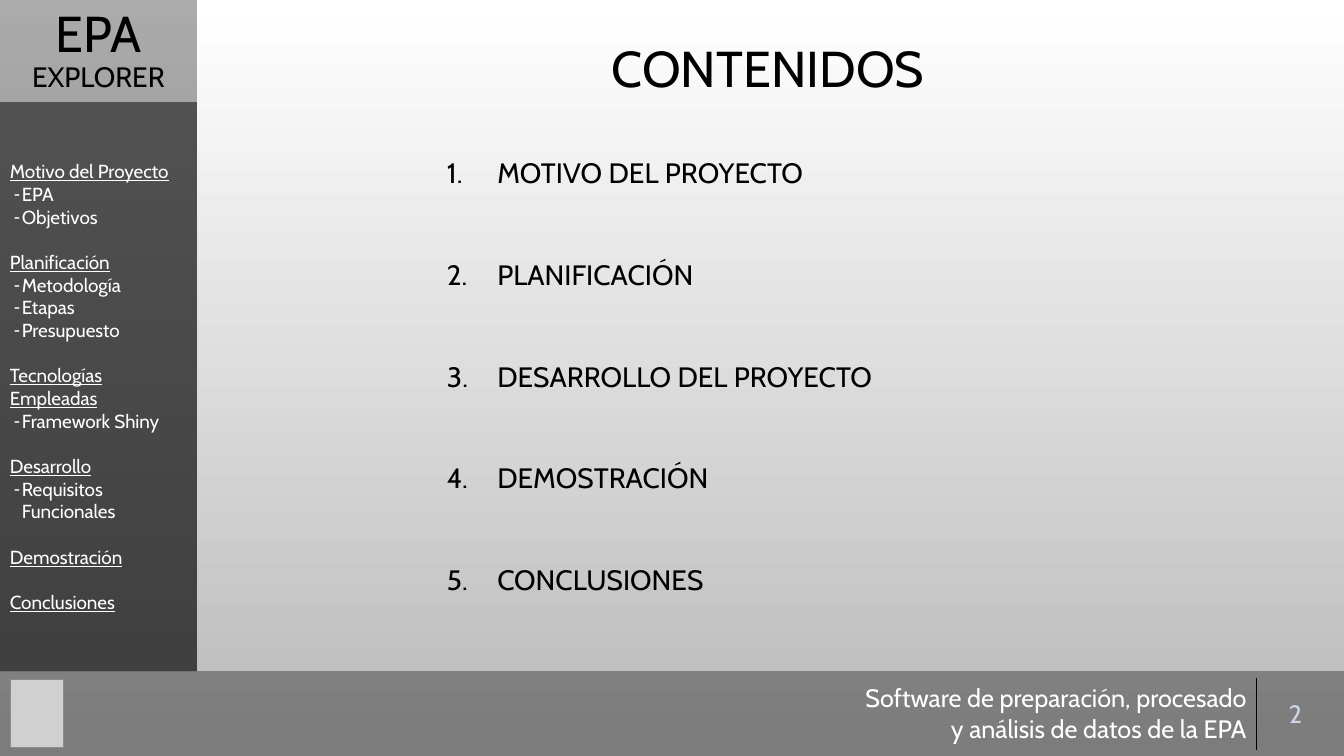
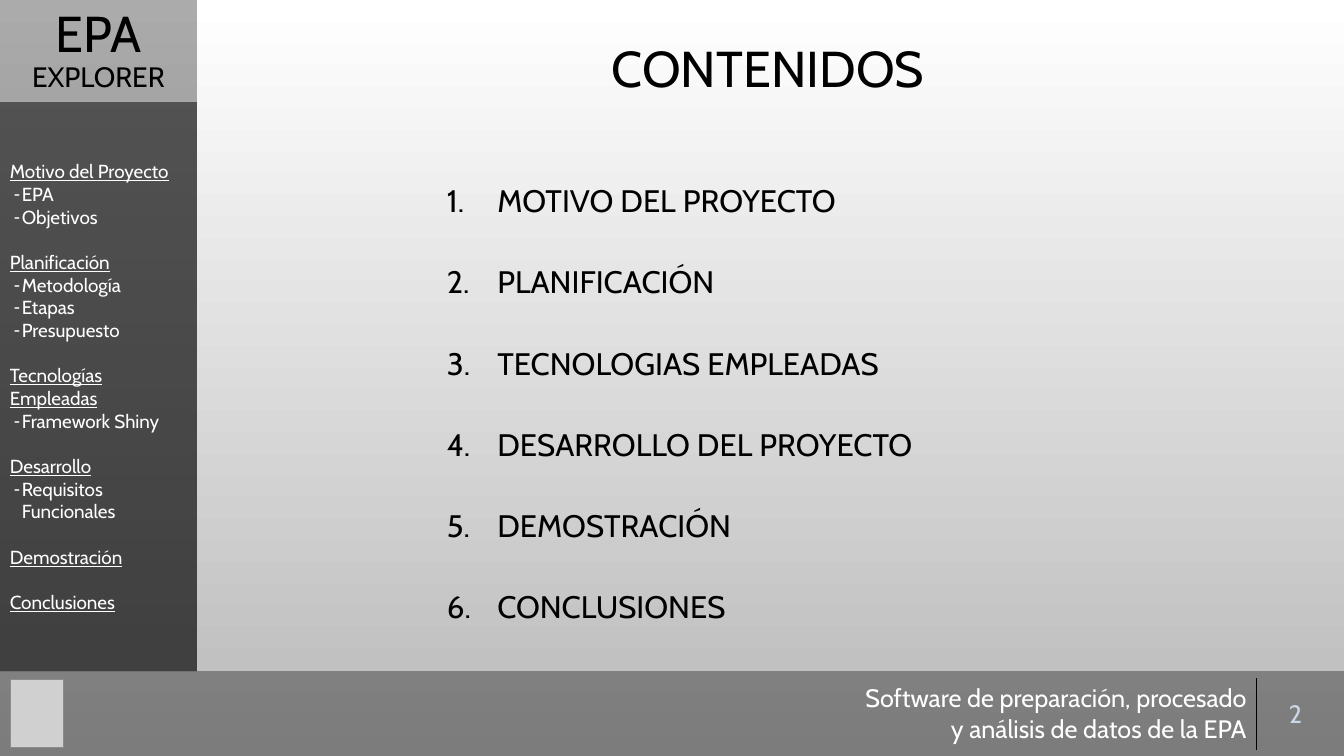
Before and after one commit to Gaulent/epa_explorer, a slide deck: slide 2 of mem/presentacion.pptx. Drawn at 1344x756 pixels with LibreOffice and Linux fonts; fonts in the diff are those of the drawing; grey boxes stand for pictures; background and template pictures are left out. Boxes give left, top, right and bottom in pixels: in the first picture for what was removed or moved away, otherwise in the second. Text is boxed around its words. In the diff, an @@ line names an element or a change of style, - is before the commit and + after.

```diff
--- a/mem/presentacion.pptx
+++ b/mem/presentacion.pptx
@@ text at bbox=[497, 190, 912, 619]: size 20 to 22.2 pt in "MOTIVO DEL PROYECTO", "PLANIFICACIÓN", "DESARROLLO DEL PROYECTO", "DEMOSTRACIÓN" and 1 more places; line spacing 1.1 to 1.8 @@
@@ text at bbox=[497, 353, 878, 376]: paragraph added @@
+3. TECNOLOGIAS EMPLEADAS
```
Also in this commit, not shown: 15 other slides changed, 1 slide added.
